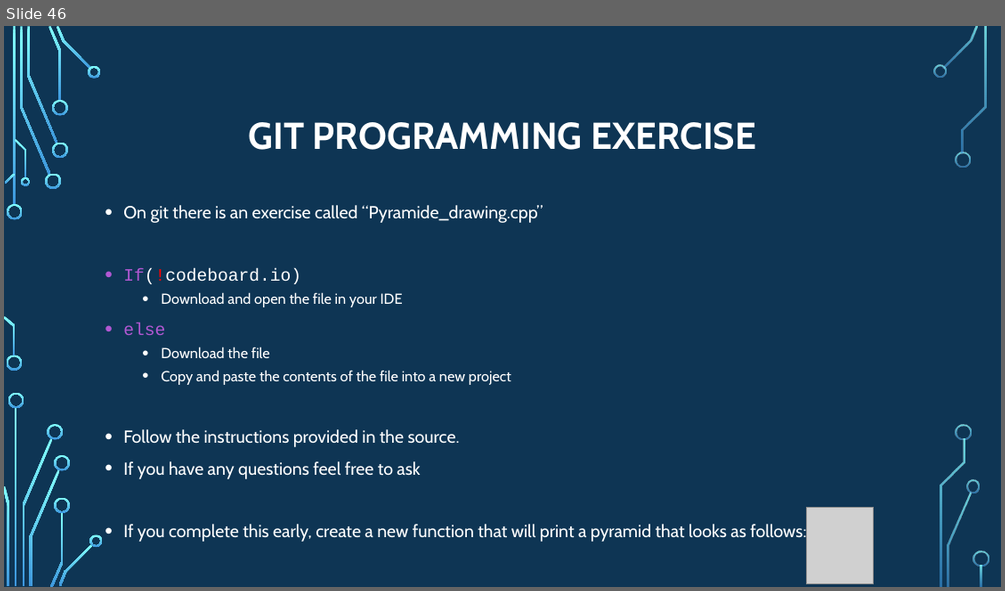
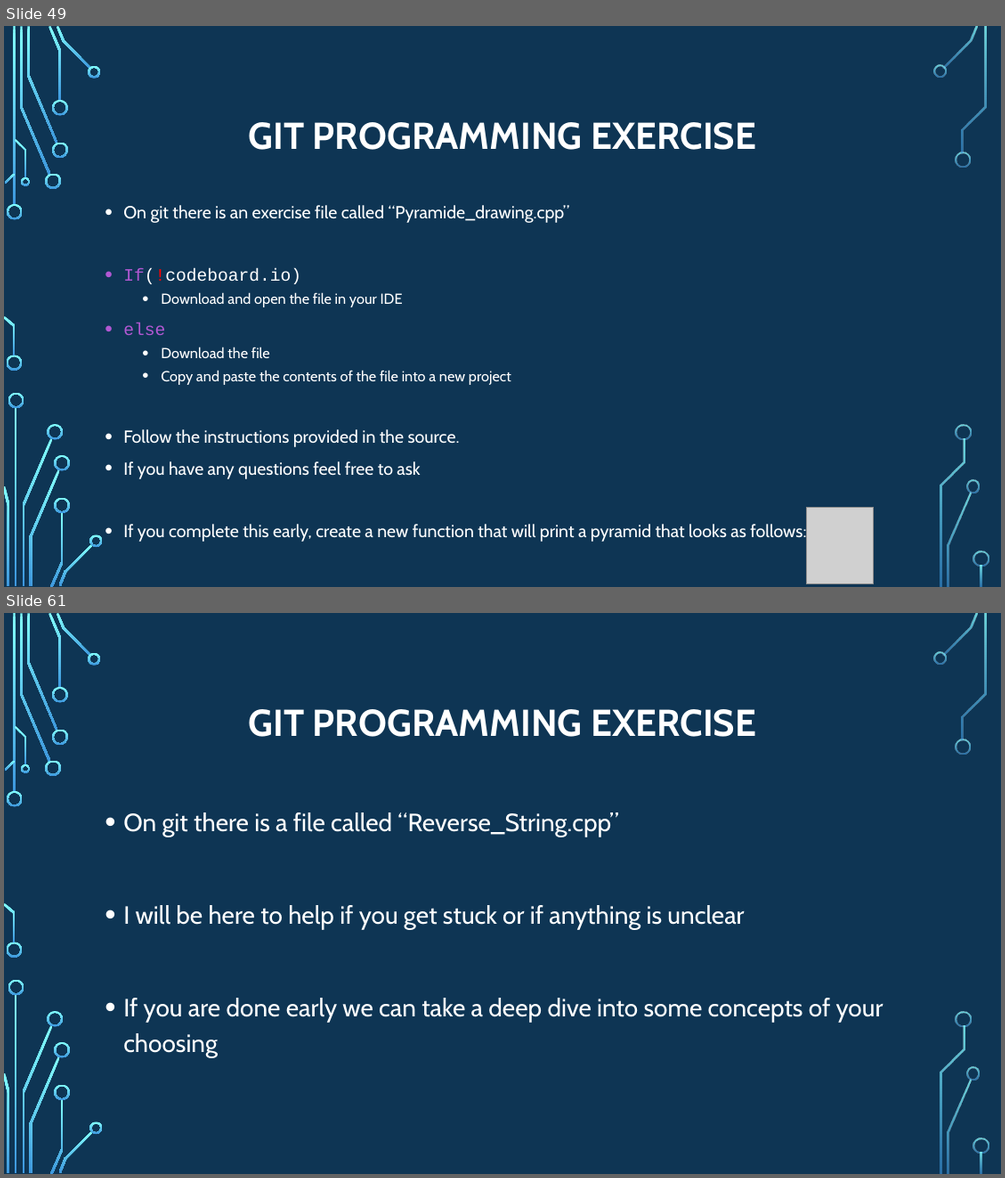
Before and after one commit to psypdt/ZIS_C-_Summer_Course_2019, a slide deck: Day_3/Day_3.pptx. Shown one above the other, each under a label of ours: slide 46 before the commit, slides 49 and 61 after it; the slides between them are not shown. The pictures are 1005x591 and 1005x1178 pixels, drawn with LibreOffice and Linux fonts; fonts in the diff are those of the drawing; grey boxes stand for pictures; background and template pictures are left out. Boxes give left, top, right and bottom in pixels: in the first picture for what was removed or moved away, otherwise in the second. Text is boxed around its words. In the diff, an @@ line names an element or a change of style, - is before the commit and + after.

```diff
--- a/Day_3/Day_3.pptx
+++ b/Day_3/Day_3.pptx
@@ slide 61 added at <box>4,613,1001,1174</box>, background picture (left out); not listed: 36 template elements that a slide beside it also shows @@
@@ title added at <box>248,709,756,737</box>, 36 pt, text #FFFFFF, bold @@
+GIT PROGRAMMING EXERCISE
@@ text added at <box>123,812,883,1058</box>, 24 pt, text #FFFFFF @@
+• On git there is a file called “Reverse_String.cpp”
+• I will be here to help if you get stuck or if anything is unclear
+• If you are done early we can take a deep dive into some concepts of your choosing
@@ what was slide 46 is now slide 49 @@
@@ slide 49 changed as well @@
@@ text at <box>123,205,570,223</box>: text changed @@
-• On git there is an exercise called “Pyramide_drawing.cpp”
+• On git there is an exercise file called “Pyramide_drawing.cpp”
```
Also in this commit, not shown: 1 other slide changed, 14 other slides added.
